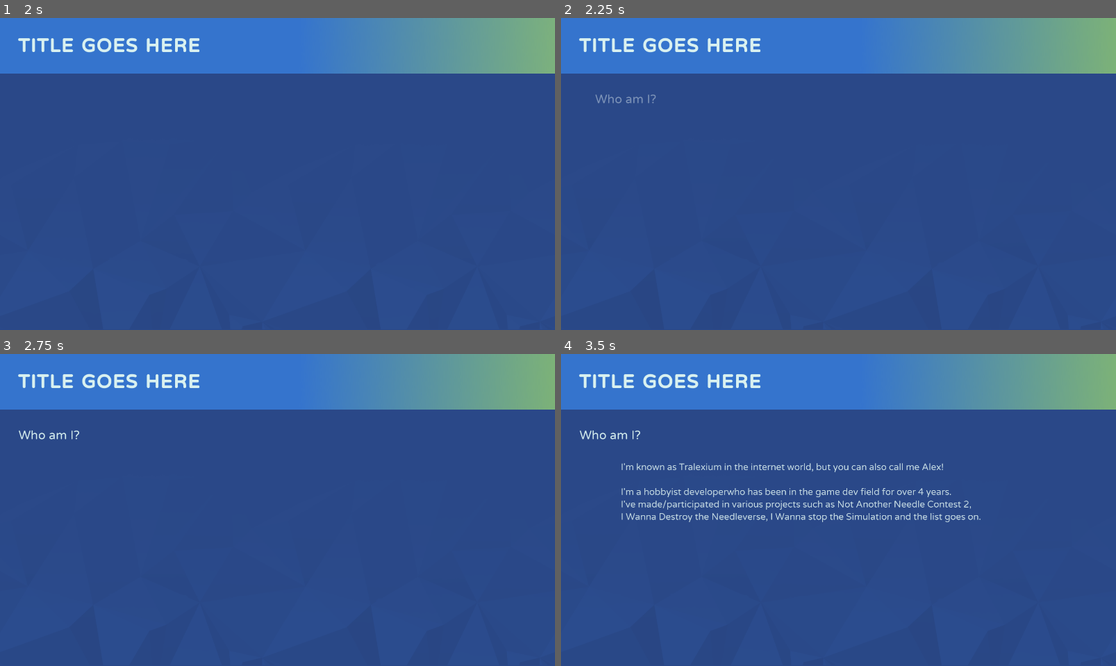
Above: before the commit, frames 1-4 (two rows, left to right).
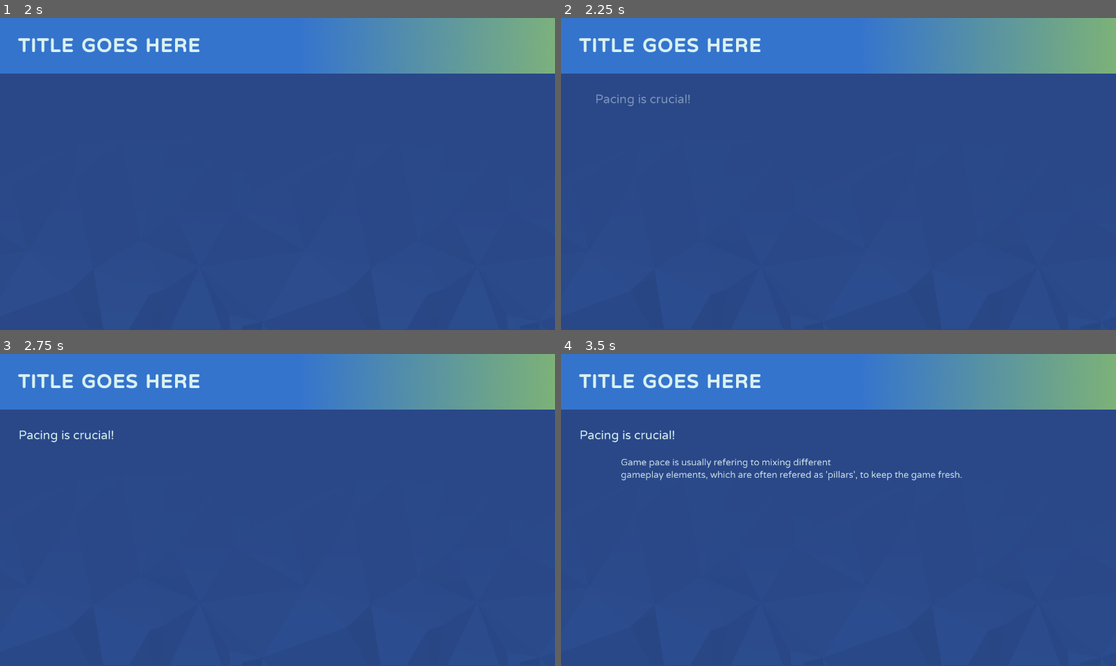
Above: after the commit, the same moments.

Repository: Tralexium/EGD
Game: Godot game, scene res://Scenes/SlideShows/SlideShow.tscn
Two runs of this game, one before a commit and one after it. Both use one fixed random seed, a clock stepped at 60 frames per second and the inputs below. This scene is started directly instead of the project's main scene. Video files are missing from this copy of the repository; at most half a second of black plays in their place.
Inputs:
- Up to frame 1 (2 s): tap Enter (ui_accept) at 0.5 s; hold Right (ui_right) 0.53-1.28 s; tap Z (dash) at 0.6, 1.35 s; tap Shift (jump) at 0.77, 1.52 s; hold Left (ui_left) from 1.28 s (still down)
- Up to frame 2 (2.25 s): release Left (ui_left) at 2.03 s; hold Right (ui_right) from 2.03 s (still down); tap Z (dash) at 2.1 s
- Up to frame 3 (2.75 s): keep holding Right (ui_right)
- Up to frame 4 (3.5 s): keep holding Right (ui_right); tap Z (dash) at 2.85 s; tap Shift (jump) at 3.02 s

Frame 1 is identical in both runs. In frame 2, 0.2% of the frame differs, in the area x 6-24%, y 24-29%; in frame 3, 0.2%; in frame 4, 3.1%, in the area x 3-76%, y 24-54%.

Commit message:
Finished Category 2 (Game Pace), Fixed bulletpoints not being visible and change the bulletpoint resource.

Diff:
--- a/Classes/SlideBulletpoint.gd
+++ /dev/null
@@ -1,4 +0,0 @@
-extends Curve
-class_name BulletpointText
-
-export(String) var bulletpoint_text : String
--- /dev/null
+++ b/Classes/SlideBulletpointText.gd
@@ -0,0 +1,4 @@
+extends Resource
+class_name BulletpointText
+
+export(String) var bulletpoint_text : String
--- a/Scenes/Rooms/TestEnvironment.tscn
+++ b/Scenes/Rooms/TestEnvironment.tscn
@@ -48,6 +48,5 @@
 self_modulate = Color( 0.929412, 0.286275, 0.905882, 1 )
 position = Vector2( 0, 96 )
 shape = SubResource( 1 )
-
 [connection signal="body_entered" from="SwitchColorPackTrigger" to="SwitchColorPackTrigger" method="_on_Area2D_body_entered"]
 [connection signal="body_entered" from="SwitchColorPackTrigger2" to="SwitchColorPackTrigger2" method="_on_Area2D_body_entered"]
--- a/Scenes/SlideShows/Slide Elements/Slide Element Nested Scenes/SlideBulletpoint.gd
+++ b/Scenes/SlideShows/Slide Elements/Slide Element Nested Scenes/SlideBulletpoint.gd
@@ -2,17 +2,19 @@
 extends HBoxContainer
 class_name Bulletpoint
 
-export var bulletpoint_text := ""
+export var bulletpoint_text := "" setget set_bulletpoint_text
 
+var is_ready := false
 onready var n_Label : Label = $Label
 
 
 func _ready() -> void:
-	if not Engine.editor_hint:
-		n_Label.self_modulate = Color.transparent
+	is_ready = true
 
 
-func _process(delta: float) -> void:
-	# So that we can see the text in the editor
-	if n_Label.text != bulletpoint_text:
-		n_Label.text = bulletpoint_text
+func set_bulletpoint_text(new_value: String) -> void:
+	bulletpoint_text = new_value
+	if not is_ready:
+		yield(self, "ready")
+
+	n_Label.text = bulletpoint_text
--- a/Scenes/SlideShows/Slide Elements/Slide Element Nested Scenes/SlideBulletpoint.tscn
+++ b/Scenes/SlideShows/Slide Elements/Slide Element Nested Scenes/SlideBulletpoint.tscn
@@ -12,7 +12,7 @@
 __meta__ = {
 "_edit_use_anchors_": false
 }
-bulletpoint_text = "Put your bulletpoint here!"
+bulletpoint_text = "Put your text here!"
 
 [node name="Bulletpoint" type="TextureRect" parent="."]
 margin_right = 38.0
@@ -21,10 +21,10 @@
 
 [node name="Label" type="Label" parent="."]
 margin_left = 63.0
-margin_right = 446.0
+margin_right = 342.0
 margin_bottom = 40.0
 custom_fonts/font = ExtResource( 1 )
-text = "Put your bulletpoint here!"
+text = "Put your text here!"
 __meta__ = {
 "_edit_use_anchors_": false
 }
--- a/Scenes/SlideShows/Slide Elements/SlideBulletpointElement.gd
+++ b/Scenes/SlideShows/Slide Elements/SlideBulletpointElement.gd
@@ -1,7 +1,7 @@
 tool
 extends SlideElement
 
-export(Array, Curve) var bulletpoint_texts setget set_bulletpoint_texts
+export(Array, Resource) var bulletpoint_texts setget set_bulletpoint_texts
 
 var fade_in_dur := 0.7
 var move_offset := 96
--- a/Scenes/SlideShows/Slide Elements/SlideBulletpointElement.tscn
+++ b/Scenes/SlideShows/Slide Elements/SlideBulletpointElement.tscn
@@ -1,11 +1,11 @@
 [gd_scene load_steps=4 format=2]
 
 [ext_resource path="res://Scenes/SlideShows/Slide Elements/SlideBulletpointElement.gd" type="Script" id=1]
-[ext_resource path="res://Classes/SlideBulletpoint.gd" type="Script" id=2]
+[ext_resource path="res://Classes/SlideBulletpointText.gd" type="Script" id=2]
 
-[sub_resource type="Curve" id=1]
+[sub_resource type="Resource" id=1]
 script = ExtResource( 2 )
-bulletpoint_text = "Bulletpoint placeholder"
+bulletpoint_text = "Put your text here!"
 
 [node name="SlideBulletpointElement" type="Control"]
 margin_right = 40.0
--- a/Scenes/SlideShows/Slide.tscn
+++ b/Scenes/SlideShows/Slide.tscn
@@ -5,10 +5,20 @@
 [node name="Slide" type="VBoxContainer"]
 anchor_right = 1.0
 anchor_bottom = 1.0
-custom_constants/separation = 64
+margin_top = -1.43201
+margin_bottom = -1.43201
+custom_constants/separation = 48
 script = ExtResource( 1 )
 __meta__ = {
 "_edit_use_anchors_": false
 }
 
 [node name="Tween" type="Tween" parent="."]
+
+[node name="MaxHeight" type="ReferenceRect" parent="Tween"]
+margin_right = 1920.0
+margin_bottom = 850.0
+rect_min_size = Vector2( 0, 850 )
+__meta__ = {
+"_edit_lock_": true
+}
--- a/Scenes/SlideShows/SlideShow.tscn
+++ b/Scenes/SlideShows/SlideShow.tscn
@@ -5,7 +5,7 @@
 [ext_resource path="res://Assets/Slide Show Elements/Next Slide Element Arrow.png" type="Texture" id=3]
 [ext_resource path="res://Assets/Slide Show Elements/Titlebar Fade.png" type="Texture" id=4]
 [ext_resource path="res://Assets/Slide Show Elements/Slideshow BG Texture.png" type="Texture" id=5]
-[ext_resource path="res://Scenes/SlideShows/Slides/Category 1/C1S1.tscn" type="PackedScene" id=6]
+[ext_resource path="res://Scenes/SlideShows/Slides/Category 2/C2S2.tscn" type="PackedScene" id=6]
 [ext_resource path="res://Assets/Slide Show Elements/Next Slide Arrow.png" type="Texture" id=7]
 [ext_resource path="res://Scenes/SlideShows/Slides/Category 2/C2S1.tscn" type="PackedScene" id=8]
 
@@ -16,7 +16,7 @@
 __meta__ = {
 "_edit_use_anchors_": false
 }
-slides = [ ExtResource( 6 ), ExtResource( 8 ) ]
+slides = [ ExtResource( 8 ), ExtResource( 6 ) ]
 
 [node name="VBoxContainer" type="VBoxContainer" parent="."]
 anchor_right = 1.0
--- a/Scenes/SlideShows/Slides/Category 2/C2S1.tscn
+++ b/Scenes/SlideShows/Slides/Category 2/C2S1.tscn
@@ -4,62 +4,53 @@
 [ext_resource path="res://Scenes/SlideShows/Slide Elements/SlideSubtitleElement.tscn" type="PackedScene" id=2]
 [ext_resource path="res://Scenes/SlideShows/Slide Elements/SlideParagraphElement.tscn" type="PackedScene" id=3]
 [ext_resource path="res://Scenes/SlideShows/Slide Elements/SlideBulletpointElement.tscn" type="PackedScene" id=4]
-[ext_resource path="res://Classes/SlideBulletpoint.gd" type="Script" id=5]
+[ext_resource path="res://Classes/SlideBulletpointText.gd" type="Script" id=5]
 
-[sub_resource type="Curve" id=6]
-resource_local_to_scene = true
+[sub_resource type="Resource" id=1]
 script = ExtResource( 5 )
-bulletpoint_text = "Different gameplay intensities"
+bulletpoint_text = "Combat"
 
-[sub_resource type="Curve" id=2]
+[sub_resource type="Resource" id=2]
 script = ExtResource( 5 )
-bulletpoint_text = "Story/Cuscenes"
+bulletpoint_text = "Story/Cutscenes"
 
-[sub_resource type="Curve" id=3]
+[sub_resource type="Resource" id=3]
 script = ExtResource( 5 )
 bulletpoint_text = "Puzzles"
 
-[sub_resource type="Curve" id=4]
+[sub_resource type="Resource" id=4]
 script = ExtResource( 5 )
 bulletpoint_text = "Minigames"
 
-[sub_resource type="Curve" id=5]
+[sub_resource type="Resource" id=5]
 script = ExtResource( 5 )
-bulletpoint_text = "Item hunting"
+bulletpoint_text = "Item Hunting"
 
 [node name="C2S1" instance=ExtResource( 1 )]
 
-[node name="SlideSubtitleElement" parent="." index="0" instance=ExtResource( 2 )]
+[node name="SlideSubtitleElement" parent="." index="1" instance=ExtResource( 2 )]
 margin_right = 1920.0
 margin_bottom = 52.0
 rect_min_size = Vector2( 0, 52 )
 subtitle_text = "Pacing is crucial!"
 
-[node name="SlideParagraphElement" parent="." index="1" instance=ExtResource( 3 )]
-margin_top = 116.0
+[node name="SlideParagraphElement" parent="." index="2" instance=ExtResource( 3 )]
+margin_top = 100.0
 margin_right = 1920.0
-margin_bottom = 156.0
-rect_min_size = Vector2( 0, 40 )
+margin_bottom = 183.0
+rect_min_size = Vector2( 0, 83 )
 paragraph_text = "Game pace is usually refering to mixing different
 gameplay elements, which are often refered as 'pillars', to keep the game fresh."
 
-[node name="SlideParagraphElement2" parent="." index="2" instance=ExtResource( 3 )]
-margin_top = 220.0
+[node name="SlideParagraphElement2" parent="." index="3" instance=ExtResource( 3 )]
+margin_top = 231.0
 margin_right = 1920.0
-margin_bottom = 260.0
-rect_min_size = Vector2( 0, 40 )
-paragraph_text = "Some of these pillars are:"
+margin_bottom = 271.0
+paragraph_text = "Some examples are:"
 
-[node name="SlideBulletpointElement" parent="." index="3" instance=ExtResource( 4 )]
-margin_top = 324.0
+[node name="SlideBulletpointElement" parent="." index="4" instance=ExtResource( 4 )]
+margin_top = 319.0
 margin_right = 1920.0
-margin_bottom = 644.0
+margin_bottom = 639.0
 rect_min_size = Vector2( 0, 320 )
-bulletpoint_texts = [ SubResource( 6 ), SubResource( 2 ), SubResource( 3 ), SubResource( 4 ), SubResource( 5 ) ]
-
-[node name="SlideParagraphElement3" parent="." index="4" instance=ExtResource( 3 )]
-margin_top = 708.0
-margin_right = 1920.0
-margin_bottom = 748.0
-rect_min_size = Vector2( 0, 40 )
-paragraph_text = "The pacing should change frequently. For example, if the player is physically exausted then introduce a cutscene as a short break. Each change should compliment the previous pillars!"
+bulletpoint_texts = [ SubResource( 1 ), SubResource( 2 ), SubResource( 3 ), SubResource( 4 ), SubResource( 5 ) ]
--- /dev/null
+++ b/Scenes/SlideShows/Slides/Category 2/C2S2.tscn
@@ -0,0 +1,31 @@
+[gd_scene load_steps=6 format=2]
+
+[ext_resource path="res://Assets/Videos/Celeste-Pillars-Example-Video.ogv" type="VideoStream" id=1]
+[ext_resource path="res://Scenes/SlideShows/Slide.tscn" type="PackedScene" id=2]
+[ext_resource path="res://Scenes/SlideShows/Slide Elements/SlideParagraphElement.tscn" type="PackedScene" id=3]
+[ext_resource path="res://Scenes/SlideShows/Slide Elements/SlideVideoElement.tscn" type="PackedScene" id=4]
+[ext_resource path="res://Scenes/SlideShows/Slide Elements/SlideSubtitleElement.tscn" type="PackedScene" id=5]
+
+[node name="C2S2" instance=ExtResource( 2 )]
+
+[node name="SlideSubtitleElement" parent="." index="1" instance=ExtResource( 5 )]
+margin_right = 1920.0
+margin_bottom = 52.0
+rect_min_size = Vector2( 0, 52 )
+subtitle_text = "Mix and match!"
+
+[node name="SlideParagraphElement" parent="." index="2" instance=ExtResource( 3 )]
+margin_top = 100.0
+margin_right = 1920.0
+margin_bottom = 226.0
+rect_min_size = Vector2( 0, 126 )
+paragraph_text = "The pacing should change frequently. For example, if the player is physically exausted then introduce a cutscene as a short break. Each new pillar should compliment the previous ones!"
+
+[node name="SlideVideoElement" parent="." index="3" instance=ExtResource( 4 )]
+margin_top = 274.0
+margin_right = 1920.0
+margin_bottom = 760.0
+rect_min_size = Vector2( 0, 486 )
+video = ExtResource( 1 )
+video_scale = 0.45
+caption = "Celeste"
--- a/project.godot
+++ b/project.godot
@@ -14,10 +14,10 @@
 "language": "GDScript",
 "path": "res://Scenes/SlideShows/Slide Elements/Slide Element Nested Scenes/SlideBulletpoint.gd"
 }, {
-"base": "Curve",
+"base": "Resource",
 "class": "BulletpointText",
 "language": "GDScript",
-"path": "res://Classes/SlideBulletpoint.gd"
+"path": "res://Classes/SlideBulletpointText.gd"
 }, {
 "base": "Resource",
 "class": "ColorPack",
Not shown, added: Assets/Videos/Celeste Pillars Example Video.mp4
Not shown, added: Assets/Videos/Celeste-Pillars-Example-Video.ogv
